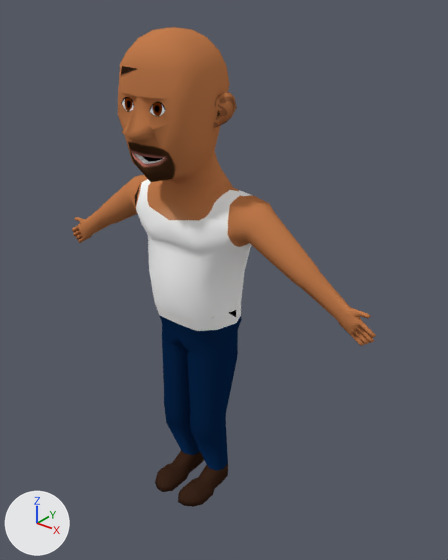
The Blender file Assests/player_model.blend, before and after one commit.
Both versions are drawn from a 50 mm camera at (4.93, -5.17, 6.88) aimed at (0.37, 0.53, 3.35). Lighting does not change. The marker at lower left points along +X, +Y and +Z.
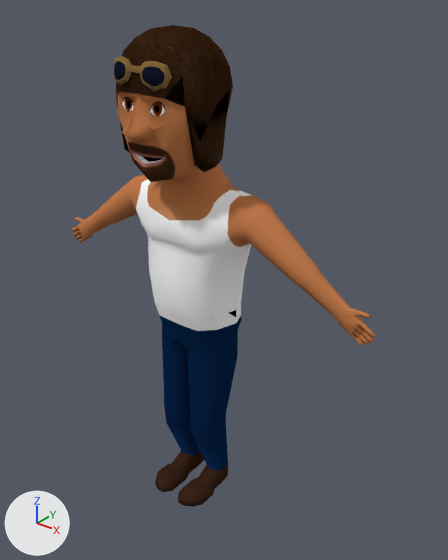
Pixel boxes [x1, y1, x2, y2] of what changed, in the pictures (448 x 560 px; the box of a moved part takes in the faces that stretch with it):
'object', reshaped
    before: [72, 27, 376, 507]
    after: [72, 25, 376, 507]
'goggles', added
    after: [114, 56, 172, 91]
part 1 of me_cube, moved or reshaped
    before: [120, 27, 237, 141]
    after: [116, 25, 233, 172]

The change in detail:
me_cube is used by ob_object; location (0.0, 0.0, 0.0).
me_cube had 818 vertices, 1634 faces and spanned x -2.57..2.57, y -0.67..0.95, z -0.03..6.41.
me_cube now has 830 vertices, 1645 faces, 2 loose edges and spans x -2.57..2.57, y -0.67..0.95, z -0.03..6.43.
Part 1, on me_cube:
107 vertices are removed from x -0.69..0.69, y -0.41..0.76, z 5.42..6.41.
230 faces are deleted.
117 vertices are added at x -0.61..0.61, y -0.49..0.8, z 4.94..6.43.
2 loose edges are added.
231 new faces join them, smooth.
10 new faces join them.
Mesh me_cube_001 is new.
It has 38 vertices, 72 faces and spans x -0.427..0.4, y -0.523..-0.38, z 5.833..6.128.
It uses material mat_material (picture img_texture).
Object 'goggles' (ob_goggles) is new; it shows me_cube_001.
Its location is (-0.18, -0.13, 0.01).
Its rotation in degrees is (-1.3, 1.9, 0.3).
